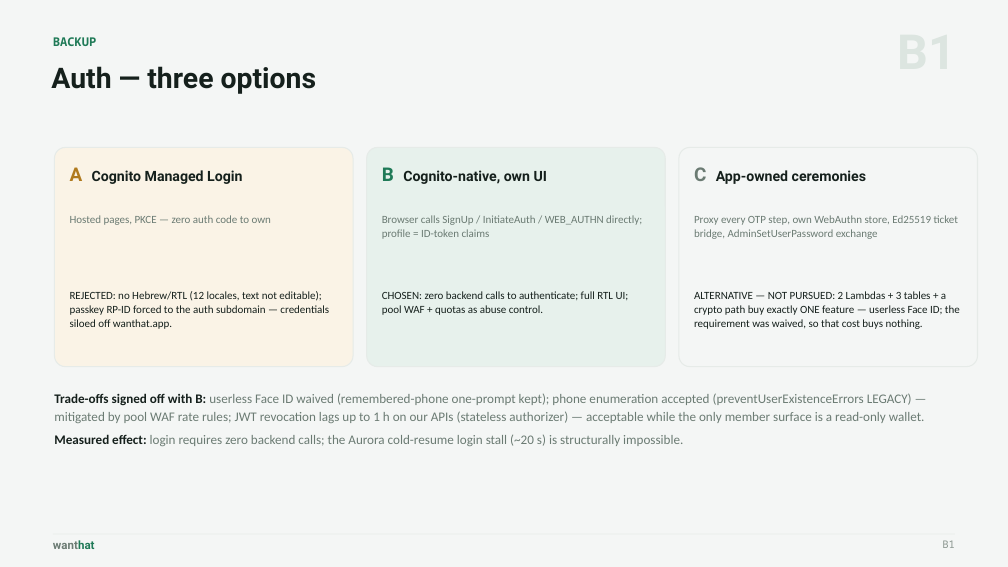
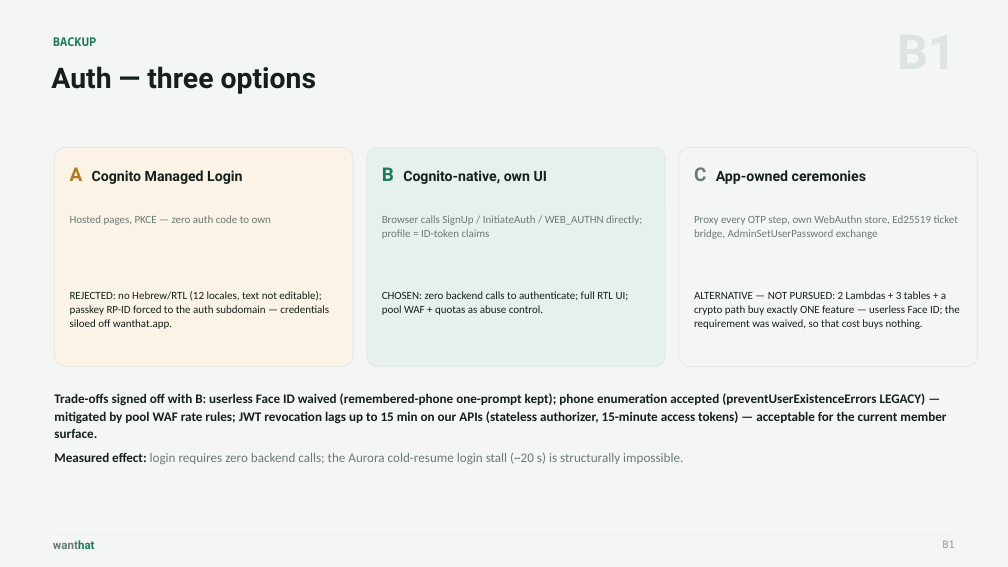
Before and after one commit to wanthat-app/monorepo, a slide deck: slide 21 of slides/wanthat-presentation.pptx (slide 20 before the commit). Drawn at 1008x567 pixels with LibreOffice and Linux fonts; fonts in the diff are those of the drawing. Boxes give left, top, right and bottom in pixels: in the first picture for what was removed or moved away, otherwise in the second. Text is boxed around its words. In the diff, an @@ line names an element or a change of style, - is before the commit and + after.

```diff
--- a/slides/wanthat-presentation.pptx
+++ b/slides/wanthat-presentation.pptx
@@ text at box(54, 393, 946, 438): text changed; text colour #6B7B73 to #15201C; bold on @@
-Trade-offs signed off with B: userless Face ID waived (remembered-phone one-prompt kept); phone enumeration accepted (preventUserExistenceErrors LEGACY) — mitigated by pool WAF rate rules; JWT revocation lags up to 1 h on our APIs (stateless authorizer) — acceptable while the only member surface is a read-only wallet.
+Trade-offs signed off with B: userless Face ID waived (remembered-phone one-prompt kept); phone enumeration accepted (preventUserExistenceErrors LEGACY) — mitigated by pool WAF rate rules; JWT revocation lags up to 15 min on our APIs (stateless authorizer, 15-minute access tokens) — acceptable for the current member surface.
```
Also in this commit, not shown: 4 other slides changed, 1 other file.
